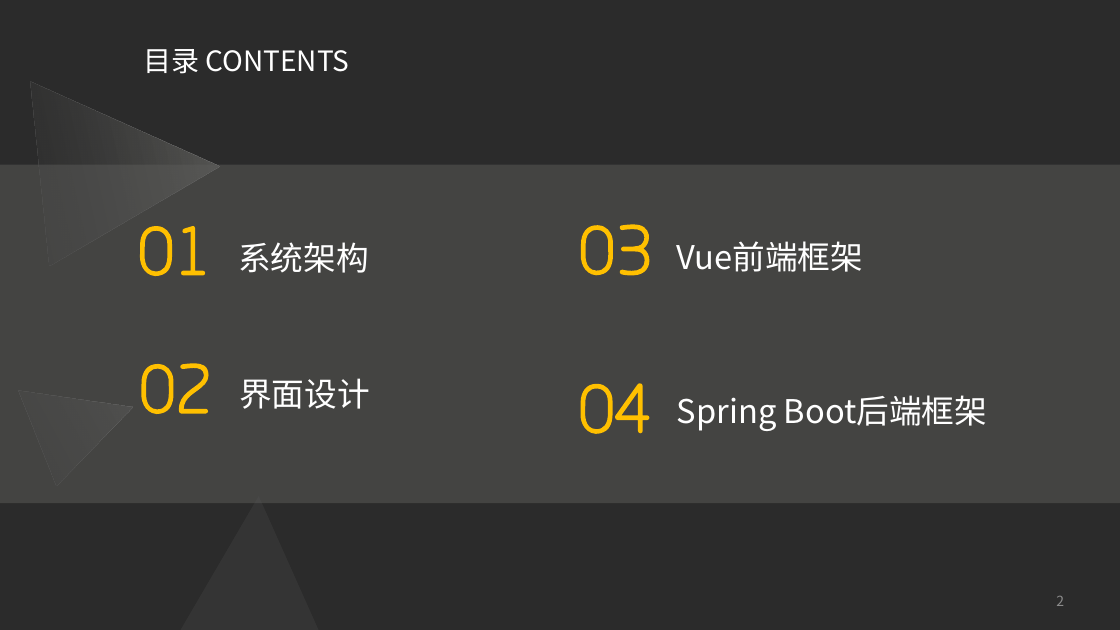
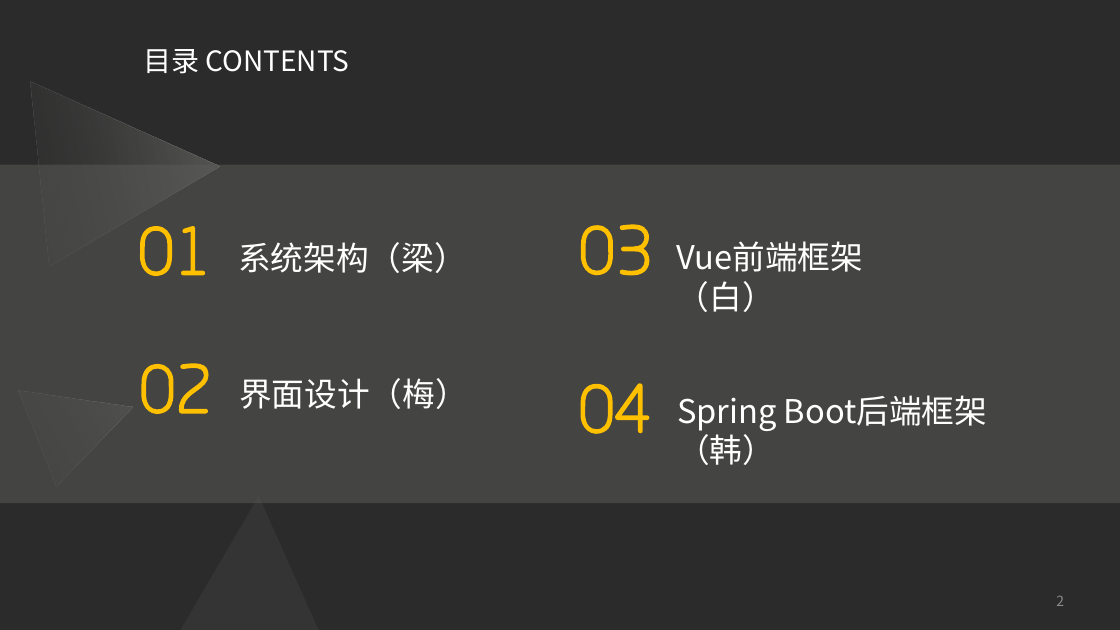
Before and after one commit to Software-Training/Development-steps, a slide deck: slide 2 of 项目架构与框架.pptx. Drawn at 1120x630 pixels with LibreOffice and Linux fonts; fonts in the diff are those of the drawing; background and template pictures are left out; a plain dark background stands for a picture behind light text. Boxes give left, top, right and bottom in pixels: in the first picture for what was removed or moved away, otherwise in the second. Text is boxed around its words. In the diff, an @@ line names an element or a change of style, - is before the commit and + after.

Commit message:
lcc last commit

```diff
--- a/项目架构与框架.pptx
+++ b/项目架构与框架.pptx
@@ text at <box>238,242,466,273</box>: text changed @@
-系统架构
+系统架构（梁）
@@ text at <box>677,241,863,312</box>: text changed @@
-Vue前端框架
+Vue前端框架（白）
@@ text at <box>239,378,467,409</box>: text changed @@
-界面设计
+界面设计（梅）
@@ text at <box>677,395,987,465</box>: text changed @@
-Spring Boot后端框架
+Spring Boot后端框架（韩）
```
Also in this commit, not shown: 2 other slides changed, 2 slides added, 5 slides removed.
